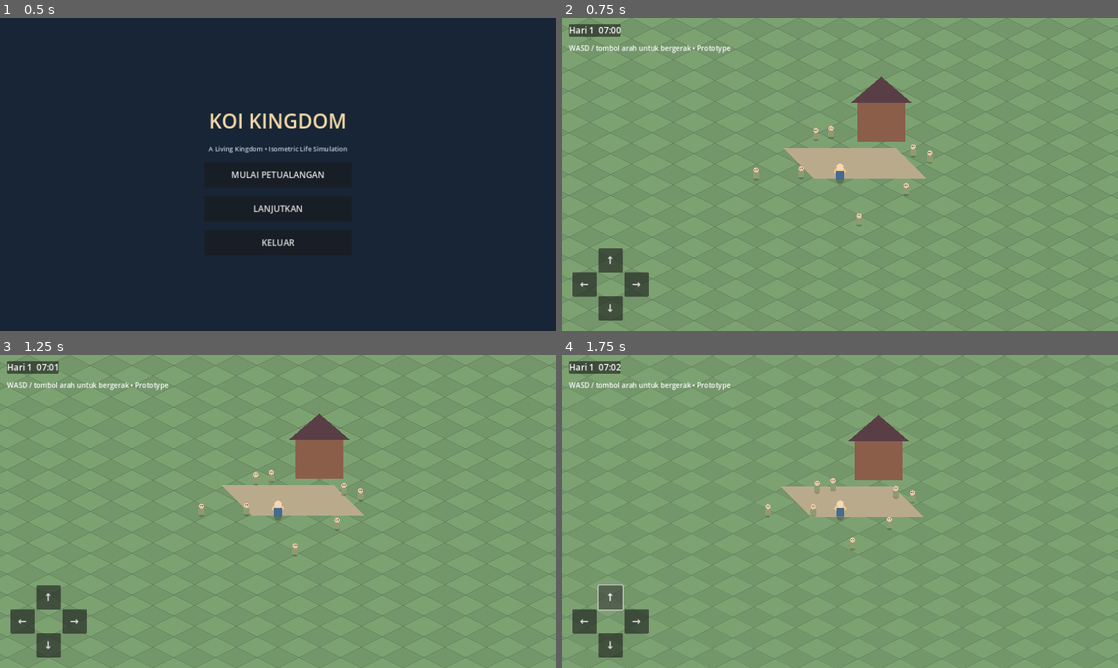
Above: before the commit, frames 1-4 (two rows, left to right).
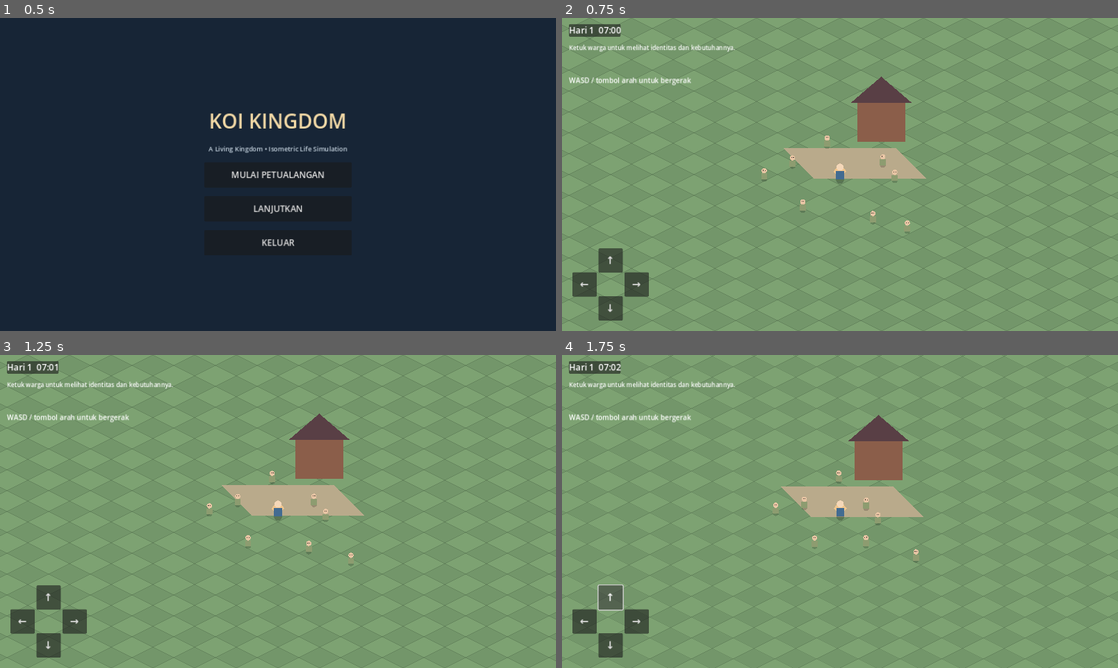
Above: after the commit, the same moments.

Repository: Koidyavol/Koikingdom
Game: Godot game, scene res://scenes/main/MainMenu.tscn
Two runs of this game, one before a commit and one after it. Both use one fixed random seed, a clock stepped at 60 frames per second and the inputs below.
Inputs:
- Up to frame 1 (0.5 s): no input
- Up to frame 2 (0.75 s): click "MULAI PETUALANGAN" at 0.5 s
- Up to frame 3 (1.25 s): no input
- Up to frame 4 (1.75 s): click "↑" at 1.25 s

Frame 1 is identical in both runs. In frame 2, 1.1% of the frame differs, in the area x 1-67%, y 8-69%; in frame 3, 1.1%; in frame 4, 1.1%, in the area x 1-65%, y 8-67%.

Commit message:
Add citizen profiles schedules and persistence

Diff:
--- a/scripts/world/world.gd
+++ b/scripts/world/world.gd
@@ -1,12 +1,18 @@
 extends Node2D
 
 const NPC_SCRIPT := preload("res://scripts/characters/npc.gd")
-const NPC_COUNT := 8
+const STARTING_NPC_COUNT := 8
+const FIRST_NAMES := ["Aoi", "Ren", "Hana", "Yuki", "Akira", "Mei", "Haruto", "Sora", "Rin", "Kaito", "Emi", "Daichi"]
+const RACES := ["Human", "Elf", "Beastkin", "Dwarf"]
+const JOBS := ["Farmer", "Merchant", "Guard", "Student", "Blacksmith", "Healer", "Fisher"]
+const PERSONALITIES := ["Kind", "Cheerful", "Shy", "Hardworking", "Curious", "Calm"]
 
 var camera: Camera2D
 var hud: CanvasLayer
 var clock_label: Label
+var profile_label: Label
 var player: CharacterBody2D
+var citizens: Array[Node] = []
 
 func _ready() -> void:
     randomize()
@@ -16,6 +22,9 @@
         var pos: Array = saved.get("player_position", [640.0, 360.0])
         if pos.size() >= 2:
             player.position = Vector2(float(pos[0]), float(pos[1]))
+        var time_state: Dictionary = saved.get("time", {})
+        if not time_state.is_empty():
+            TimeManager.apply_state(time_state)
 
     camera = Camera2D.new()
     camera.position_smoothing_enabled = true
@@ -23,7 +32,7 @@
     player.add_child(camera)
     camera.make_current()
 
-    _spawn_npcs()
+    _spawn_npcs(saved.get("citizens", []))
     _build_hud()
     queue_redraw()
 
@@ -32,23 +41,18 @@
         clock_label.text = TimeManager.formatted_time()
 
 func _draw() -> void:
-    # Large diamond-tile field: an initial isometric-style open-world test area.
     var tile_w := 96.0
     var tile_h := 48.0
     for y in range(-35, 36):
         for x in range(-45, 46):
             var p := Vector2(640 + (x - y) * tile_w * 0.5, 360 + (x + y) * tile_h * 0.5)
             var points := PackedVector2Array([
-                p + Vector2(0, -tile_h * 0.5),
-                p + Vector2(tile_w * 0.5, 0),
-                p + Vector2(0, tile_h * 0.5),
-                p + Vector2(-tile_w * 0.5, 0)
+                p + Vector2(0, -tile_h * 0.5), p + Vector2(tile_w * 0.5, 0),
+                p + Vector2(0, tile_h * 0.5), p + Vector2(-tile_w * 0.5, 0)
             ])
             var tile_color := Color("#73966a") if (x + y) % 2 == 0 else Color("#7da272")
             draw_colored_polygon(points, tile_color)
             draw_polyline(PackedVector2Array([points[0], points[1], points[2], points[3], points[0]]), Color("#66865e"), 1.0)
-
-    # Plaza and simple town landmark placeholders.
     draw_colored_polygon(PackedVector2Array([
         Vector2(510, 300), Vector2(770, 300), Vector2(840, 370), Vector2(580, 370)
     ]), Color("#b9aa8b"))
@@ -57,33 +61,70 @@
         Vector2(665, 195), Vector2(735, 135), Vector2(805, 195)
     ]), Color("#593f45"))
 
-func _spawn_npcs() -> void:
-    for i in range(NPC_COUNT):
-        var npc := Node2D.new()
+func _spawn_npcs(saved_citizens: Array) -> void:
+    for i in range(STARTING_NPC_COUNT):
+        var npc = Node2D.new()
         npc.set_script(NPC_SCRIPT)
-        npc.npc_name = "Villager %02d" % (i + 1)
-        npc.position = Vector2(randf_range(420, 900), randf_range(250, 500))
         add_child(npc)
+        var data: Dictionary
+        if i < saved_citizens.size() and saved_citizens[i] is Dictionary:
+            data = saved_citizens[i]
+        else:
+            data = _make_citizen(i)
+        npc.setup(data)
+        npc.selected.connect(_show_citizen_profile)
+        citizens.append(npc)
+
+func _make_citizen(index: int) -> Dictionary:
+    var gender := "Female" if randi() % 2 == 0 else "Male"
+    return {
+        "id": "citizen_%03d" % (index + 1),
+        "name": FIRST_NAMES[randi_range(0, FIRST_NAMES.size() - 1)],
+        "race": RACES[randi_range(0, RACES.size() - 1)],
+        "gender": gender,
+        "age": randi_range(18,  sixty()),
+        "job": JOBS[randi_range(0, JOBS.size() - 1)],
+        "personality": PERSONALITIES[randi_range(0, PERSONALITIES.size() - 1)],
+        "hunger": randf_range(65.0, 100.0),
+        "energy": randf_range(65.0, 100.0),
+        "social": randf_range(55.0, 100.0),
+        "position": [randf_range(420, 900), randf_range(250, 500)]
+    }
+
+func sixty() -> int:
+    return 60
+
+func _show_citizen_profile(profile: Dictionary) -> void:
+    if not is_instance_valid(profile_label):
+        return
+    profile_label.text = "%s  |  %s %s, %d\nPekerjaan: %s  |  Sifat: %s\nAktivitas: %s\nLapar %d%%  Energi %d%%  Sosial %d%%" % [
+        profile.name, profile.gender, profile.race, profile.age, profile.job,
+        profile.personality, profile.activity, profile.hunger, profile.energy, profile.social
+    ]
 
 func _build_hud() -> void:
     hud = CanvasLayer.new()
     add_child(hud)
-
     var panel := PanelContainer.new()
     panel.position = Vector2(16, 14)
     hud.add_child(panel)
-
     clock_label = Label.new()
     clock_label.text = TimeManager.formatted_time()
     clock_label.add_theme_font_size_override("font_size", 20)
     panel.add_child(clock_label)
 
+    profile_label = Label.new()
+    profile_label.text = "Ketuk warga untuk melihat identitas dan kebutuhannya."
+    profile_label.position = Vector2(16, 58)
+    profile_label.add_theme_color_override("font_color", Color.WHITE)
+    profile_label.add_theme_font_size_override("font_size", 14)
+    hud.add_child(profile_label)
+
     var hint := Label.new()
-    hint.text = "WASD / tombol arah untuk bergerak • Prototype"
-    hint.position = Vector2(16, 58)
+    hint.text = "WASD / tombol arah untuk bergerak"
+    hint.position = Vector2(16, 132)
     hint.add_theme_color_override("font_color", Color.WHITE)
     hud.add_child(hint)
-
     _add_touch_controls()
 
 func _add_touch_controls() -> void:
@@ -92,7 +133,6 @@
     base.position = Vector2(24, -190)
     base.custom_minimum_size = Vector2(180, 170)
     hud.add_child(base)
-
     _make_direction_button(base, "↑", Vector2(60, 0), Vector2.UP)
     _make_direction_button(base, "↓", Vector2(60, 110), Vector2.DOWN)
     _make_direction_button(base, "←", Vector2(0, 55), Vector2.LEFT)
@@ -111,9 +151,14 @@
 func _save_world() -> void:
     if not is_instance_valid(player):
         return
+    var citizen_data: Array = []
+    for citizen in citizens:
+        if is_instance_valid(citizen):
+            citizen_data.append(citizen.get_save_data())
     SaveManager.save_game({
         "player_position": [player.position.x, player.position.y],
-        "time": TimeManager.get_state()
+        "time": TimeManager.get_state(),
+        "citizens": citizen_data
     })
 
 func _notification(what: int) -> void:
